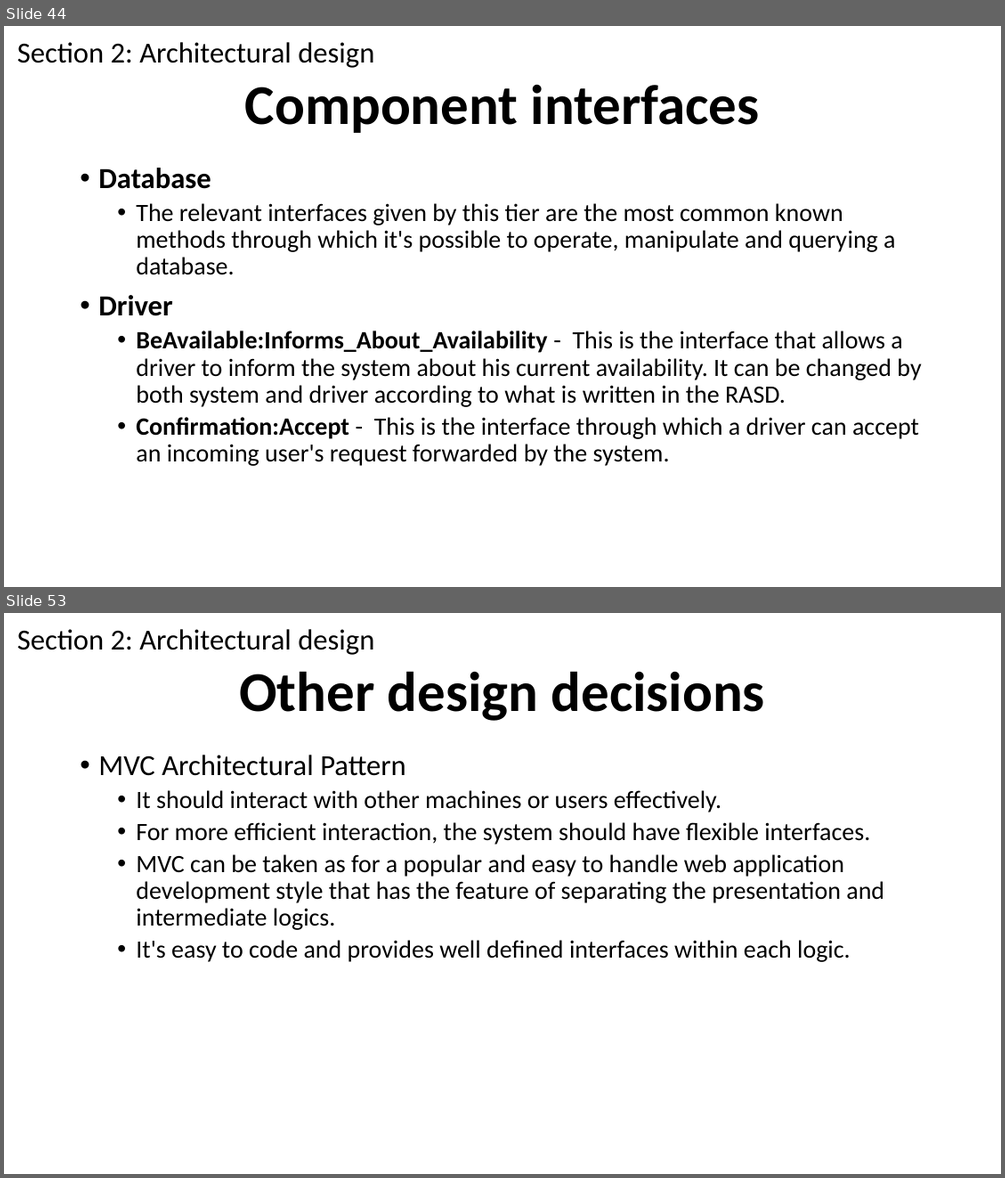
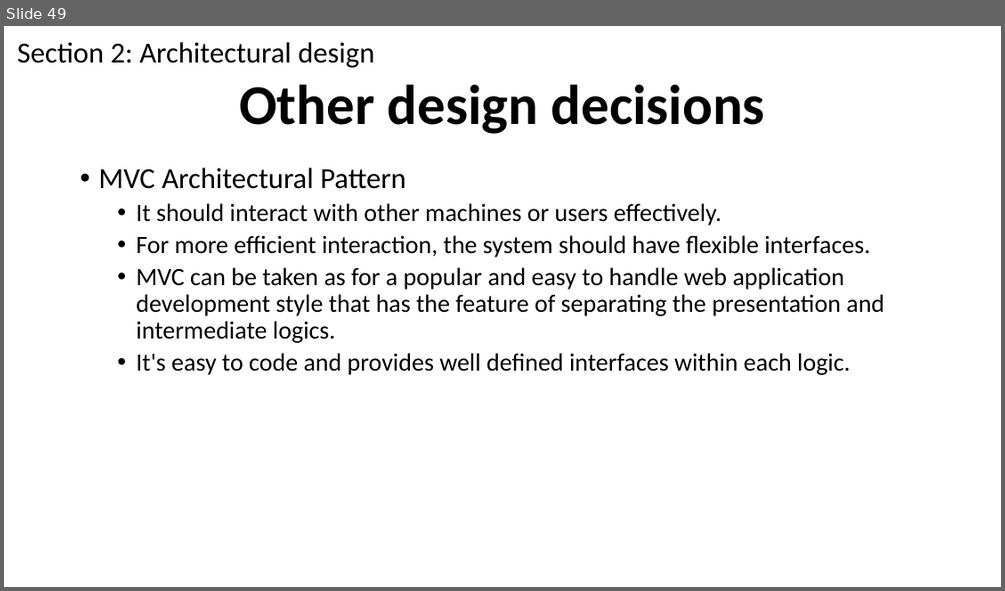
Before and after one commit to MassimoSchiavo/MyTaxiService-Schiavo-Cittar, a slide deck: Presentations/myTaxiService Presentation.pptx. Shown one above the other, each under a label of ours: slides 44 and 53 before the commit, slide 49 after it; the slides between them are not shown. The pictures are 1005x1178 and 1005x591 pixels, drawn with LibreOffice and Linux fonts; fonts in the diff are those of the drawing. Boxes give left, top, right and bottom in pixels: in the first picture for what was removed or moved away, otherwise in the second. Text is boxed around its words. In the diff, an @@ line names an element or a change of style, - is before the commit and + after.

Commit message:
alcune modifiche
apportato cambio ordine di alcune slide e eliminata la parte di
component interface.

```diff
--- a/Presentations/myTaxiService Presentation.pptx
+++ b/Presentations/myTaxiService Presentation.pptx
@@ slide 44 removed at [4,26,1001,587], background #FFFFFF @@
@@ text removed at [17,42,374,68] @@
-Section 2: Architectural design
@@ title removed at [245,84,760,133] @@
-Component interfaces
@@ text removed at [98,168,921,466] @@
-• Database
-  • The relevant interfaces given by this tier are the most common known methods through which it's possible to operate, manipulate and querying a database.
-• Driver
-  • BeAvailable:Informs_About_Availability - This is the interface that allows a driver to inform the system about his current availability. It can be changed by both system and driver according to what is written in the RASD.
-  • Confirmation:Accept - This is the interface through which a driver can accept an incoming user's request forwarded by the system.
@@ what was slide 53 is now slide 49 @@
```
Also in this commit, not shown: 21 slides changed, 3 other slides removed.
